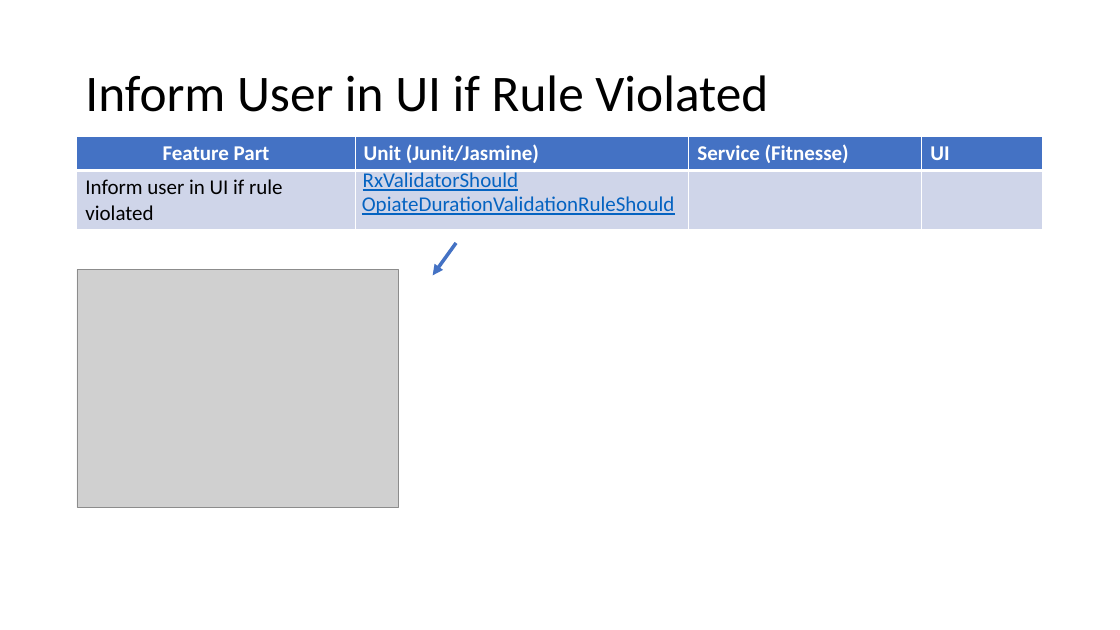
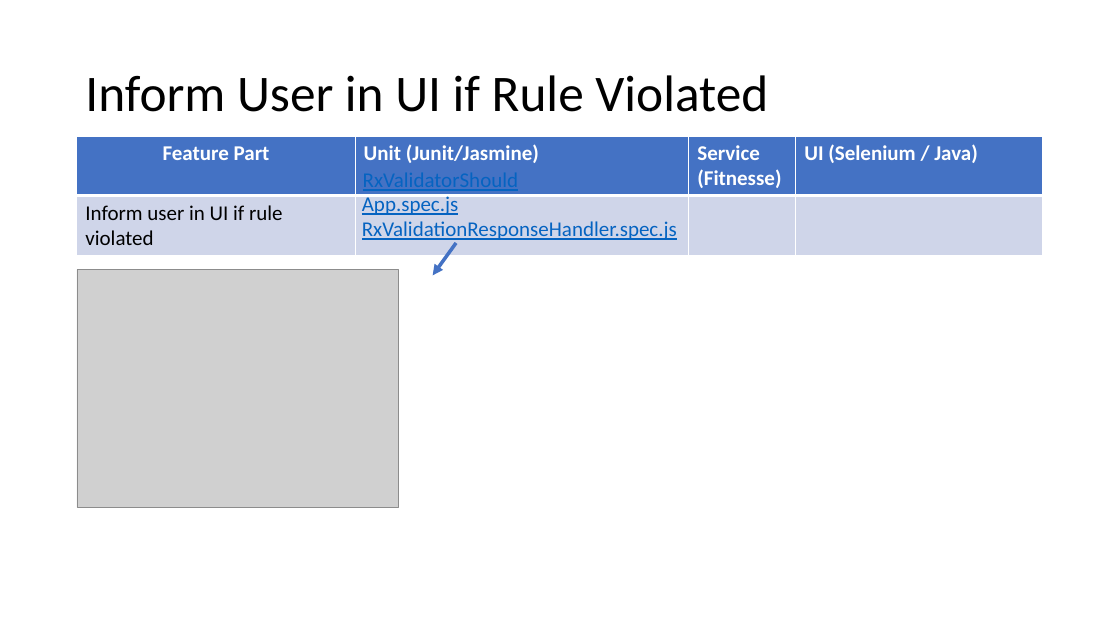
Before and after one commit to weaverj/testpyramidexample, a slide deck: slide 14 of Test Pyramid Presentation.pptx. Drawn at 1120x630 pixels with LibreOffice and Linux fonts; fonts in the diff are those of the drawing; grey boxes stand for pictures; background and template pictures are left out. Boxes give left, top, right and bottom in pixels: in the first picture for what was removed or moved away, otherwise in the second. Text is boxed around its words. In the diff, an @@ line names an element or a change of style, - is before the commit and + after.

Commit message:
presentation changes

```diff
--- a/Test Pyramid Presentation.pptx
+++ b/Test Pyramid Presentation.pptx
@@ table at (x1=77, y1=136, x2=1043, y2=254) @@
-row 1, column 4: UI
+row 1, column 4: UI (Selenium / Java)
@@ text at (x1=362, y1=194, x2=677, y2=243): text changed @@
-OpiateDurationValidationRuleShould
+App.spec.js
+RxValidationResponseHandler.spec.js
```
Also in this commit, not shown: 1 other slide changed.
